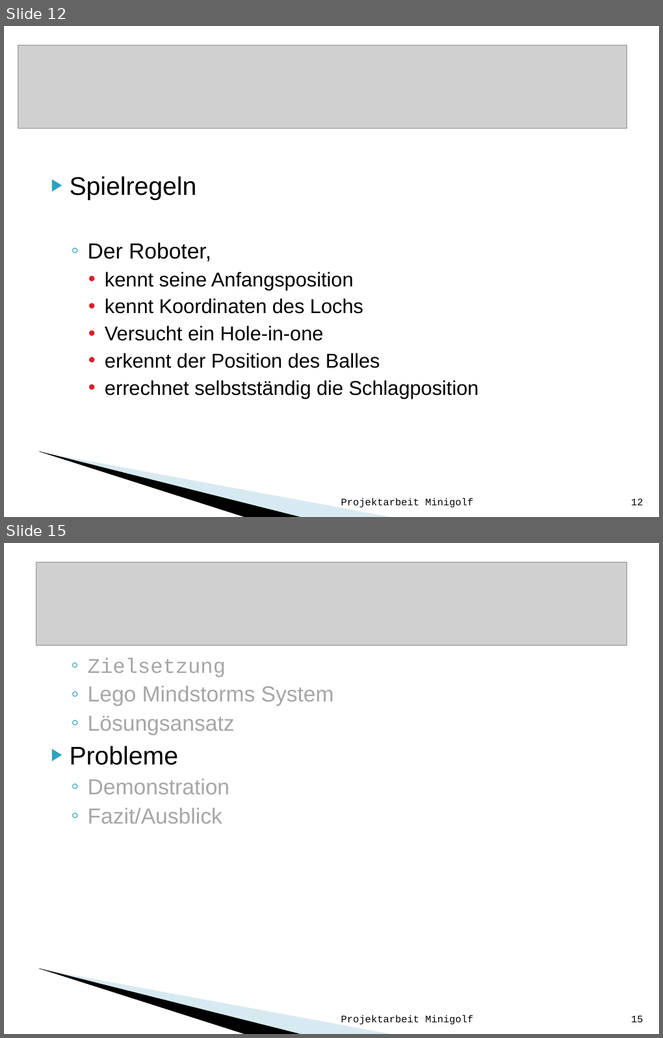
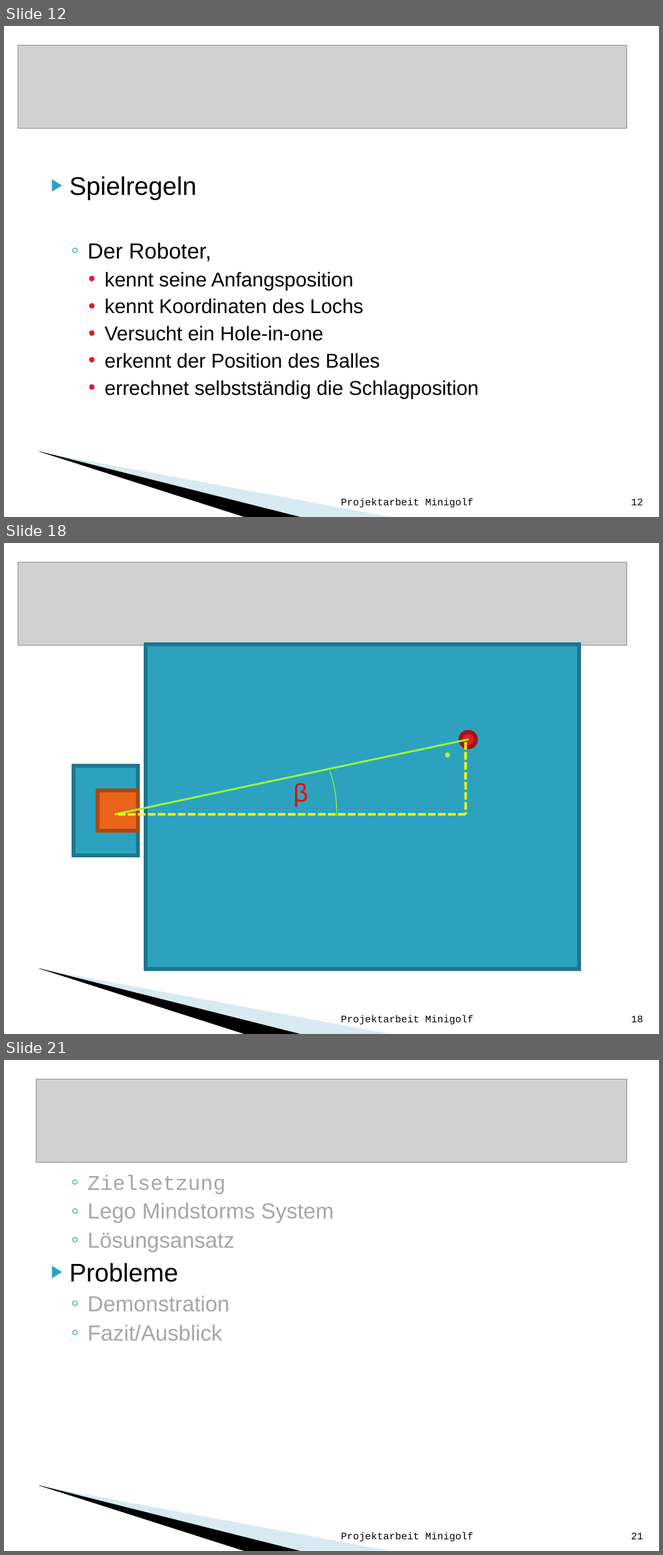
Before and after one commit to Rabbit2Clone/LegoMinigolfV1, a slide deck: Minigolf_mit_Lego_Mindstorms.ppt. Shown one above the other, each under a label of ours: slides 12 and 15 before the commit, slides 12, 18 and 21 after it; the slides between them are not shown. The pictures are 663x1038 and 663x1555 pixels, drawn with LibreOffice and Linux fonts; fonts in the diff are those of the drawing; grey boxes stand for pictures; background and template pictures are left out. Boxes give left, top, right and bottom in pixels: in the first picture for what was removed or moved away, otherwise in the second. Text is boxed around its words. In the diff, an @@ line names an element or a change of style, - is before the commit and + after.

```diff
--- a/Minigolf_mit_Lego_Mindstorms.ppt
+++ b/Minigolf_mit_Lego_Mindstorms.ppt
@@ slide 18 added at (x1=4, y1=543, x2=659, y2=1034), background #FFFFFF; not listed: 2 template elements that a slide beside it also shows @@
@@ picture added at (x1=18, y1=562, x2=627, y2=645) @@
@@ group added at (x1=74, y1=644, x2=579, y2=969): 3 rectangles, 3 lines, 2 ellipses, 1 freeform shape, 1 text @@
+β
@@ text added at (x1=341, y1=1016, x2=473, y2=1025), 11 pt, text #000000 @@
+Projektarbeit Minigolf
@@ page number added at (x1=631, y1=1016, x2=643, y2=1023), 11 pt, text #000000 @@
+18
@@ what was slide 15 is now slide 21 @@
@@ page number at (x1=631, y1=1533, x2=643, y2=1540): text changed @@
-15
+21
```
Also in this commit, not shown: 3 slides changed, 5 other slides added, 3 other files.
